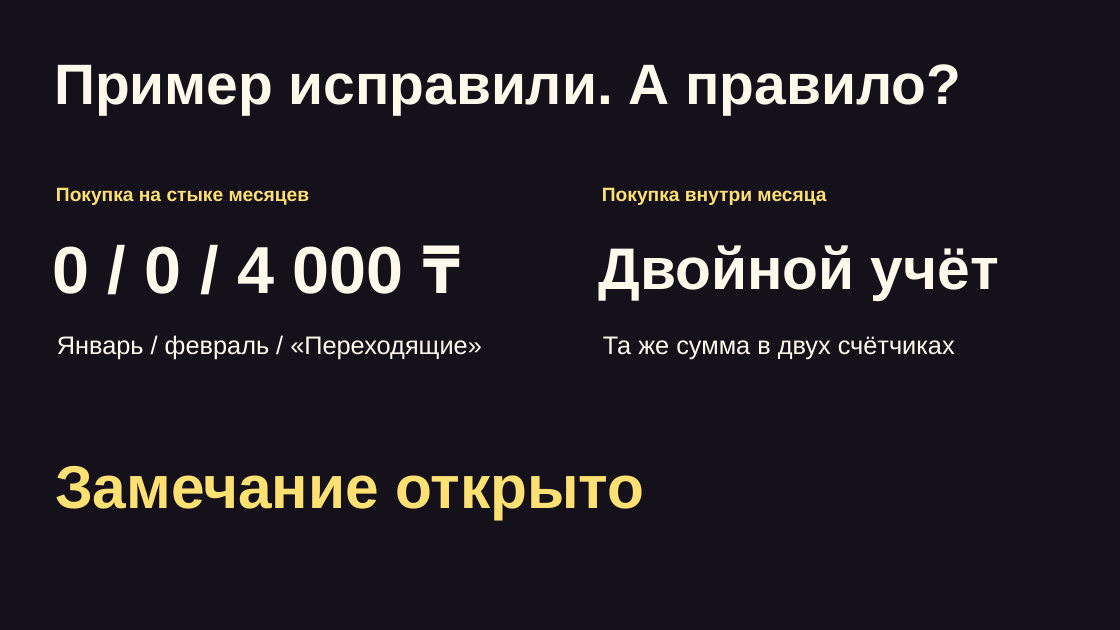
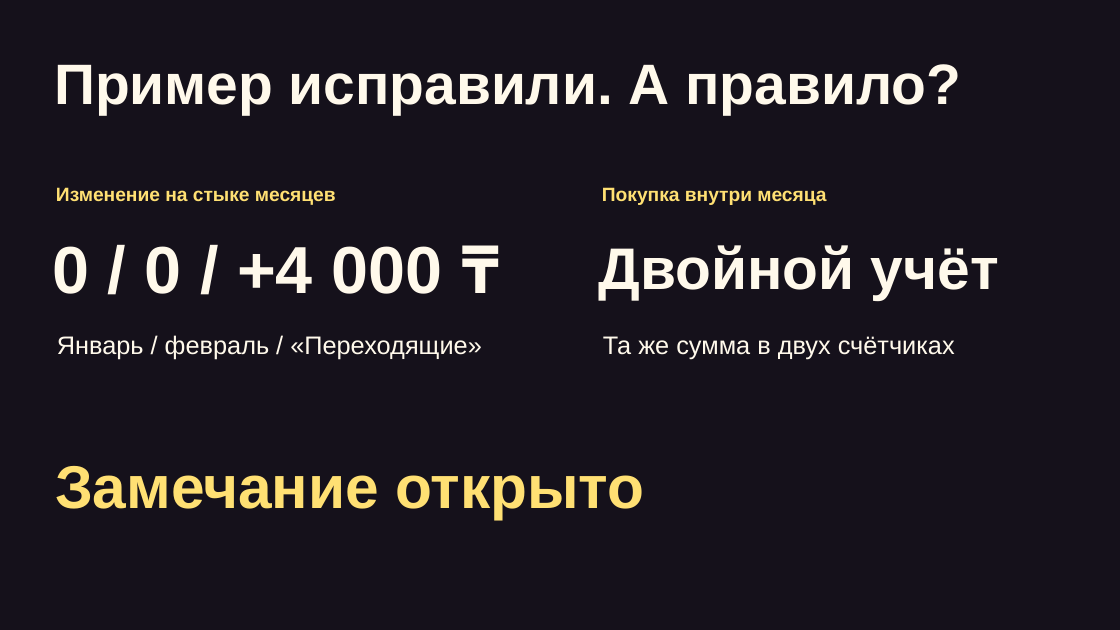
Before and after one commit to gojosatorukz/bcc-requirements-reviewer, a slide deck: slide 5 of presentation/bcc-pitch.pptx. Drawn at 1120x630 pixels with LibreOffice and Linux fonts; fonts in the diff are those of the drawing. Boxes give left, top, right and bottom in pixels: in the first picture for what was removed or moved away, otherwise in the second. Text is boxed around its words. In the diff, an @@ line names an element or a change of style, - is before the commit and + after.

```diff
--- a/presentation/bcc-pitch.pptx
+++ b/presentation/bcc-pitch.pptx
@@ text at (x1=56, y1=187, x2=336, y2=205): text changed @@
-Покупка на стыке месяцев
+Изменение на стыке месяцев
@@ text at (x1=53, y1=246, x2=442, y2=294): text changed @@
-0 / 0 / 4 000 ₸
+0 / 0 / +4 000 ₸
```
Also in this commit, not shown: 3 other slides changed.
